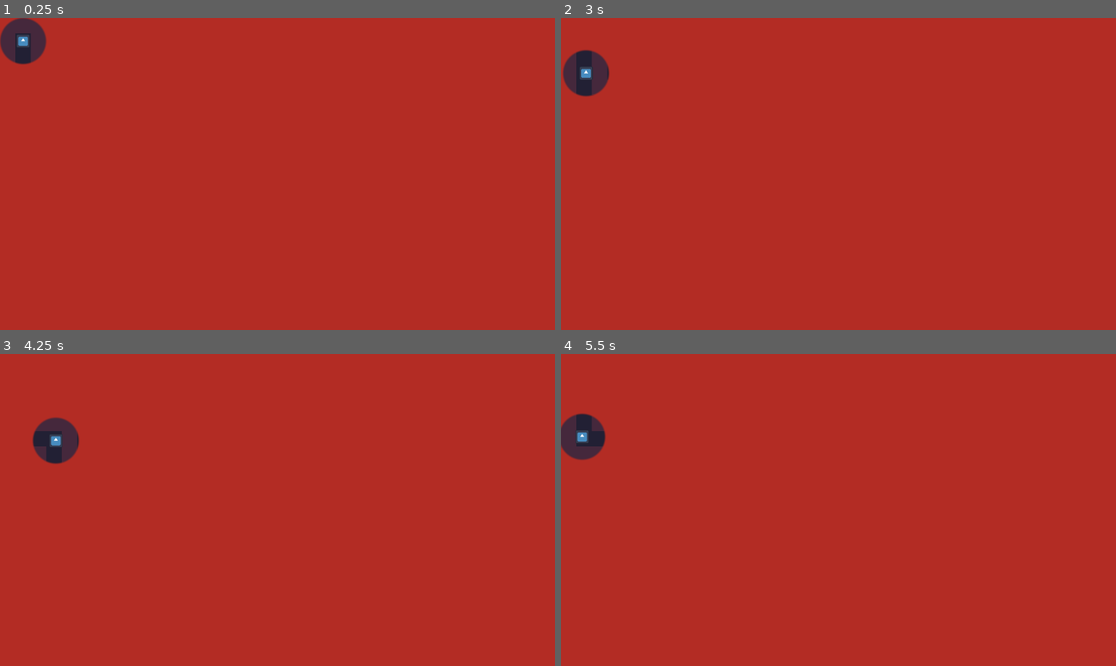
Above: before the commit, frames 1-4 (two rows, left to right).
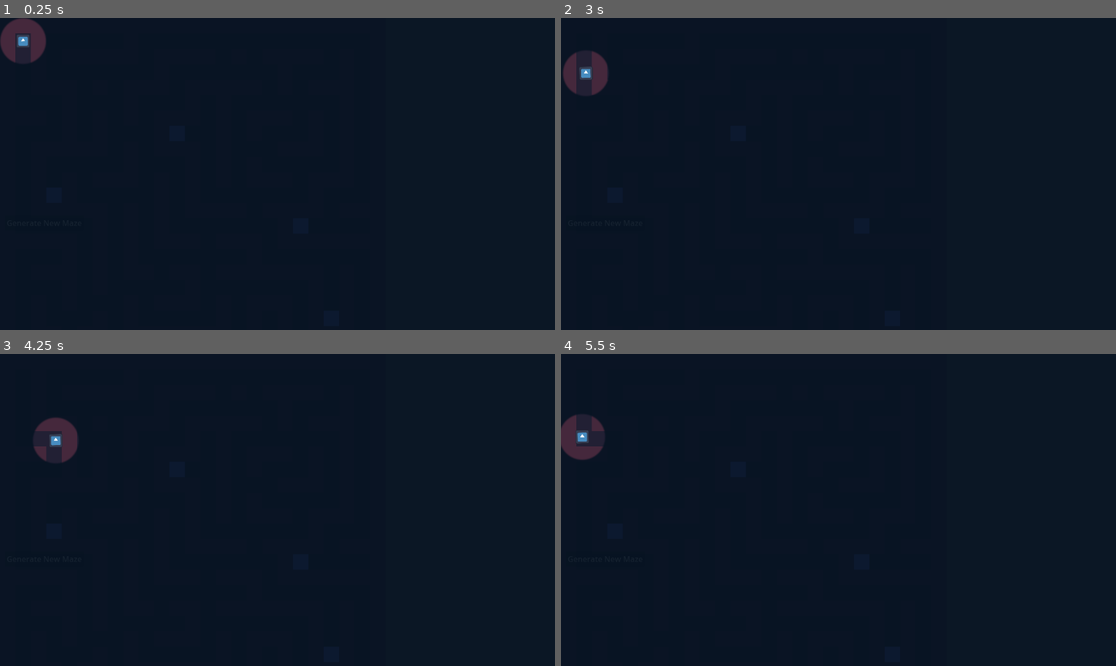
Above: after the commit, the same moments.

Repository: XpolioN2005/EchoSHADE
Game: Godot game, scene res://scenes/maze_test.tscn
Same seed, same stepped clock (60 frames per second), same inputs: the game is played once before the commit and once after it. The project has no main scene, so this scene is started directly. The engine's default icon, where the game draws it, is replaced by a stand-in: a white triangle on a blue panel in a dark square.
Inputs:
- Up to frame 1 (0.25 s): no input
- Up to frame 2 (3 s): click "Generate New Maze" at 0.5 s; click "Generate New Maze" at 1.25 s; tap Enter at 2 s; hold Right (ui_right) 2.03-2.78 s; tap Space at 2.75 s; hold Down (ui_down) from 2.78 s (still down)
- Up to frame 3 (4.25 s): tap Enter at 3.5 s; release Down (ui_down) at 3.53 s; hold Right (ui_right) from 3.53 s (still down)
- Up to frame 4 (5.5 s): tap Space at 4.25 s; release Right (ui_right) at 4.28 s; hold Up (ui_up) 4.28-5.03 s; tap Enter at 5 s; hold Left (ui_left) from 5.03 s (still down)

The runs differ from the first frame. In frame 1, 99% of the frame differs, in the area x 0-100%, y 0-100%; in frame 2, 99%; in frame 3, 99%; in frame 4, 99%.

Commit message:
style: Adjust maze test scene player rotation and UI color

Diff:
--- a/scenes/maze_test.tscn
+++ b/scenes/maze_test.tscn
@@ -46,6 +46,7 @@
 [node name="player" parent="." instance=ExtResource("2_6dmrh")]
 unique_name_in_owner = true
 position = Vector2(48, 48)
+rotation = -0.0170665
 
 [node name="CanvasLayer" type="CanvasLayer" parent="."]
 
@@ -56,5 +57,5 @@
 anchor_bottom = 1.0
 grow_horizontal = 2
 grow_vertical = 2
-color = Color(0.703108, 0.173618, 0.139892, 1)
+color = Color(0.0235294, 0.0745098, 0.133333, 0.929412)
 script = ExtResource("5_67hgm")
